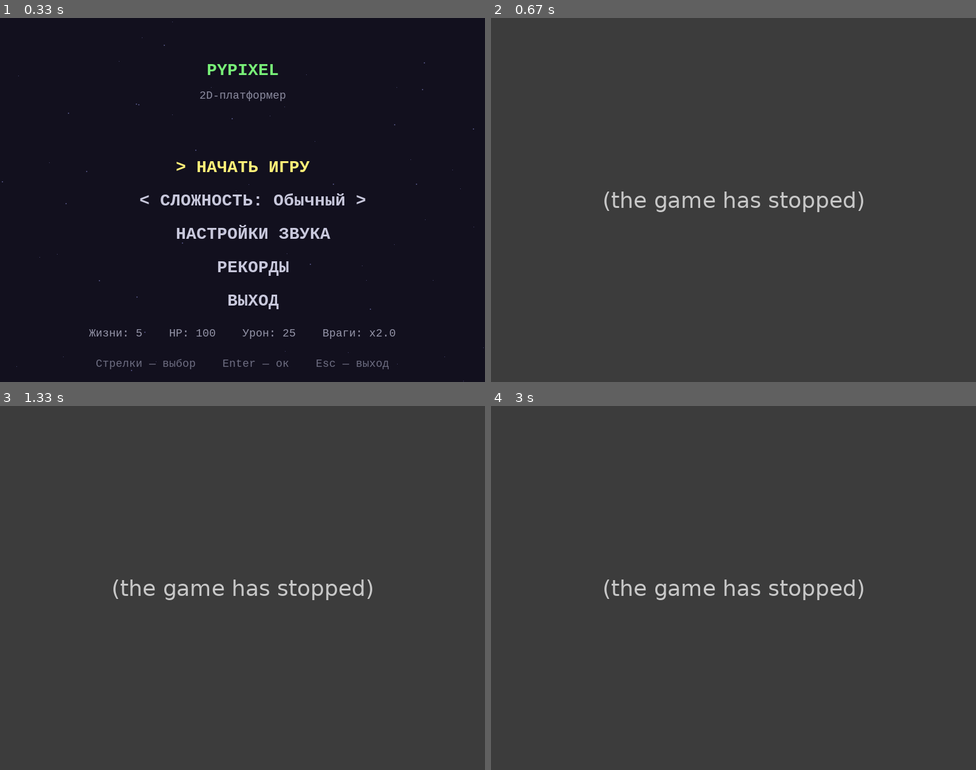
Above: before the commit, frames 1-4 (two rows, left to right).
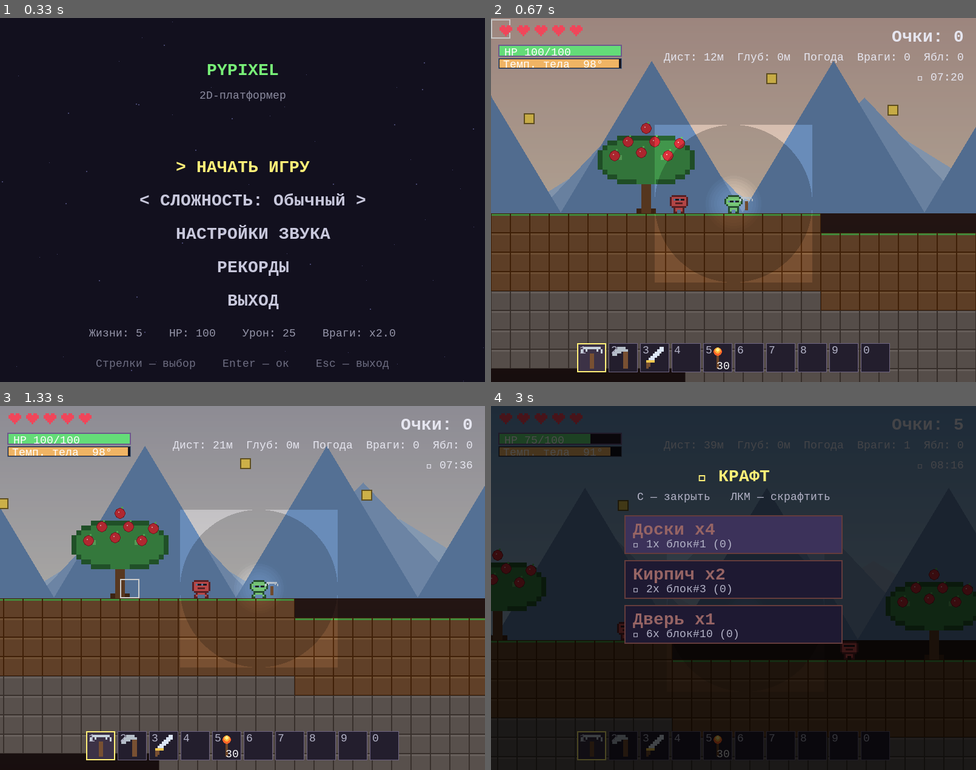
Above: after the commit, the same moments.

Repository: Folombas/PyGame2026
Game: pygame game, started from PyPixel/main.py
Same seed, same stepped clock (60 frames per second), same inputs: the game is played once before the commit and once after it.
Inputs (mouse positions are in pixels of both pictures, inside the frame that each line leads up to):
- Up to frame 1 (0.33 s): no input
- Up to frame 2 (0.67 s): tap Enter at 0.33 s
- Up to frame 3 (1.33 s): tap A at 0.67 s; hold Right from 1 s (still down); move the mouse to (126, 591) at 1.03 s
- Up to frame 4 (3 s): release Right at 1.47 s; hold Up 1.5-1.8 s; move the mouse to (782, 668) at 1.53 s; tap C at 1.83 s; click "Доски x4" at 2.22 s; hold Right 2.5-2.97 s

Frame 1 is identical in both runs. In frame 2, 98% of the frame differs, in the area x 0-100%, y 0-100%; in frame 3, 98%; in frame 4, 86%.
Error before the commit: NameError: name 'info' is not defined (blocks.py line 55); the game stopped at 0.33 s (later frames are placeholders)

Commit message:
Fix: restore info in draw_block

Diff:
--- a/PyPixel/blocks.py
+++ b/PyPixel/blocks.py
@@ -38,6 +38,7 @@
 def draw_block(surface, rect, block_type, offset=(0, 0)):
     if block_type == AIR or block_type not in BLOCKS:
         return
+    info = BLOCKS[block_type]
     r = pygame.Rect(rect.x - offset[0], rect.y - offset[1], rect.w, rect.h)
 
     # Кастомная отрисовка факела
